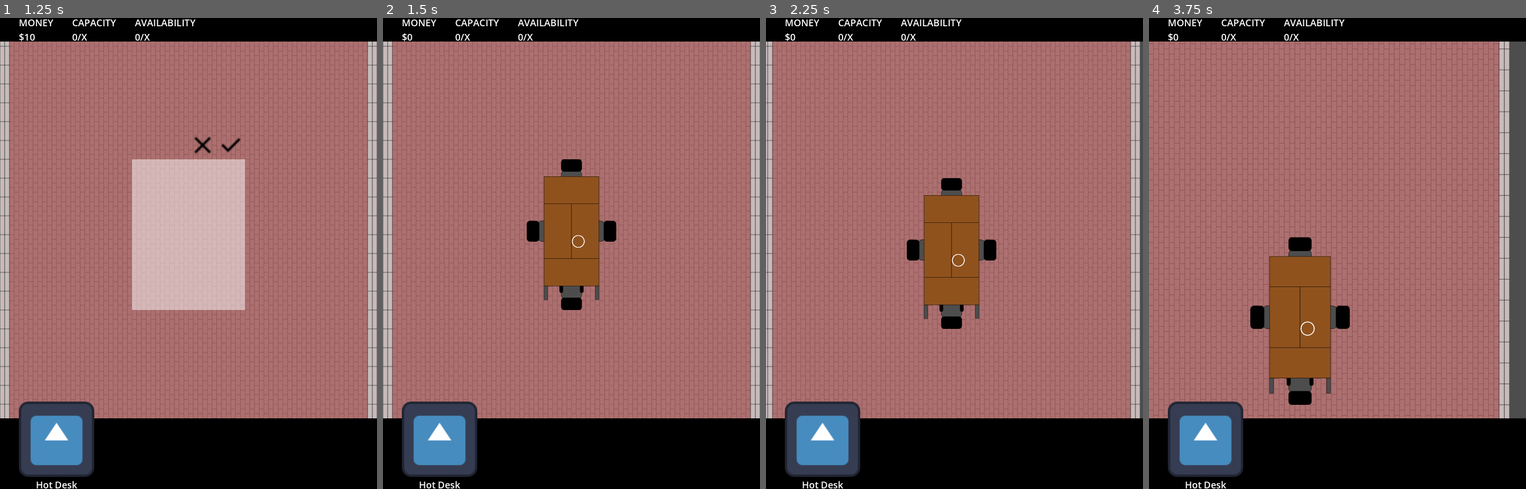
Above: before the commit, frames 1-4 (left to right).
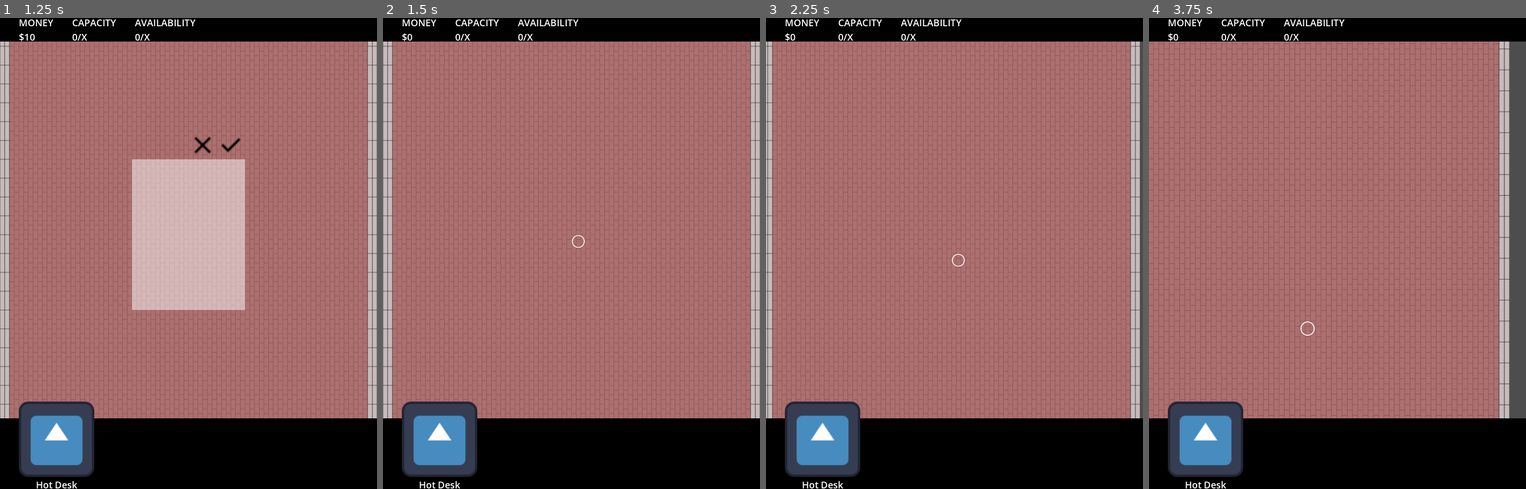
Above: after the commit, the same moments.

Repository: niels-hb/officie-godot
Game: Godot game, scene res://scenes/offices/basic_office_1/basic_office_1.tscn
The game is run twice, just before and just after one commit, with the same random seed, the same clock (stepped at 60 frames per second) and the same inputs. The engine's default icon, where the game draws it, is replaced by a stand-in: a white triangle on a blue panel in a dark square.
Inputs (mouse positions are in pixels of both pictures, inside the frame that each line leads up to):
- Up to frame 1 (1.25 s): tap Enter at 0.5 s; drag from (56, 451) to (226, 149) at 0.52 s
- Up to frame 2 (1.5 s): click (612, 145) at 1.25 s
- Up to frame 3 (2.25 s): tap Space at 2 s; drag from (954, 234) to (935, 347) at 2.02 s
- Up to frame 4 (3.75 s): tap Enter at 2.75 s; move the mouse to (1375, 149) at 2.77 s; hold . (multi_swipe_down_right) 2.78-3.5 s; hold Mouse wheel up (pinch_outward) 2.78-3.5 s; tap Space at 3.5 s; drag from (1318, 347) to (1224, 182) at 3.52 s

Frame 1 is identical in both runs. In frame 2, 4.4% of the frame differs, in the area x 38-62%, y 30-62%; in frame 3, 4.4%; in frame 4, 5.4%, in the area x 26-54%, y 46-83%.
Error in both runs: Assertion failed. (res://shared/fsm/timed_state.gd:18)

Commit message:
Removed references to HotDesk from BaseRoom

Diff:
--- a/scenes/rooms/base_room/base_room.tscn
+++ b/scenes/rooms/base_room/base_room.tscn
@@ -6,9 +6,7 @@
 [ext_resource type="Script" path="res://shared/fsm/state_machine.gd" id="4_x4ccm"]
 [ext_resource type="Script" path="res://scenes/rooms/base_room/states/inactive.gd" id="5_sqyng"]
 [ext_resource type="Script" path="res://shared/fsm/sprite_timed_state.gd" id="7_ewvry"]
-[ext_resource type="Texture2D" uid="uid://dmhvcq8dsasej" path="res://assets/rooms/hot_desks/hot_desk_1_building.png" id="8_e3hwv"]
 [ext_resource type="Texture2D" uid="uid://cun8wk0weipg3" path="res://assets/components/circular_progress_bar.svg" id="8_whj1j"]
-[ext_resource type="Texture2D" uid="uid://328jc0s445me" path="res://assets/rooms/hot_desks/hot_desk_1.png" id="10_puotp"]
 
 [node name="BaseRoom" type="Area2D"]
 script = ExtResource("1_hityr")
@@ -55,14 +53,12 @@
 
 [node name="Building" type="Node" parent="StateMachine"]
 script = ExtResource("7_ewvry")
-texture_on_enter = ExtResource("8_e3hwv")
 sprite = NodePath("../../Image")
 state_progress_indicator = NodePath("../../StateProgressIndicator")
 next_state = NodePath("../Ready")
 
 [node name="Ready" type="Node" parent="StateMachine"]
 script = ExtResource("7_ewvry")
-texture_on_enter = ExtResource("10_puotp")
 sprite = NodePath("../../Image")
 state_progress_indicator = NodePath("../../StateProgressIndicator")
 
Not shown: 1 places in scenes/rooms/base_room/base_room.tscn that only renumber resources
